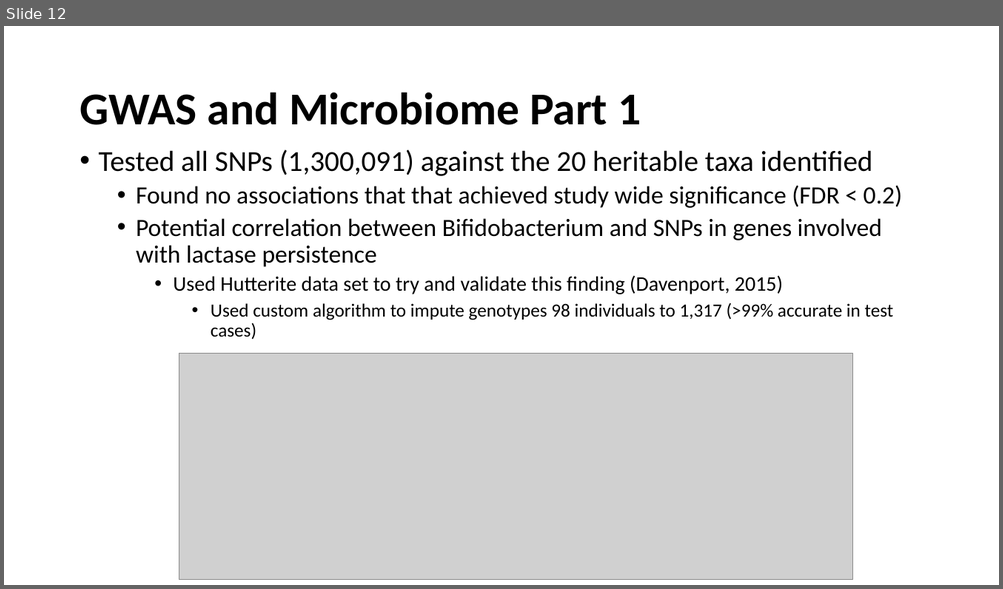
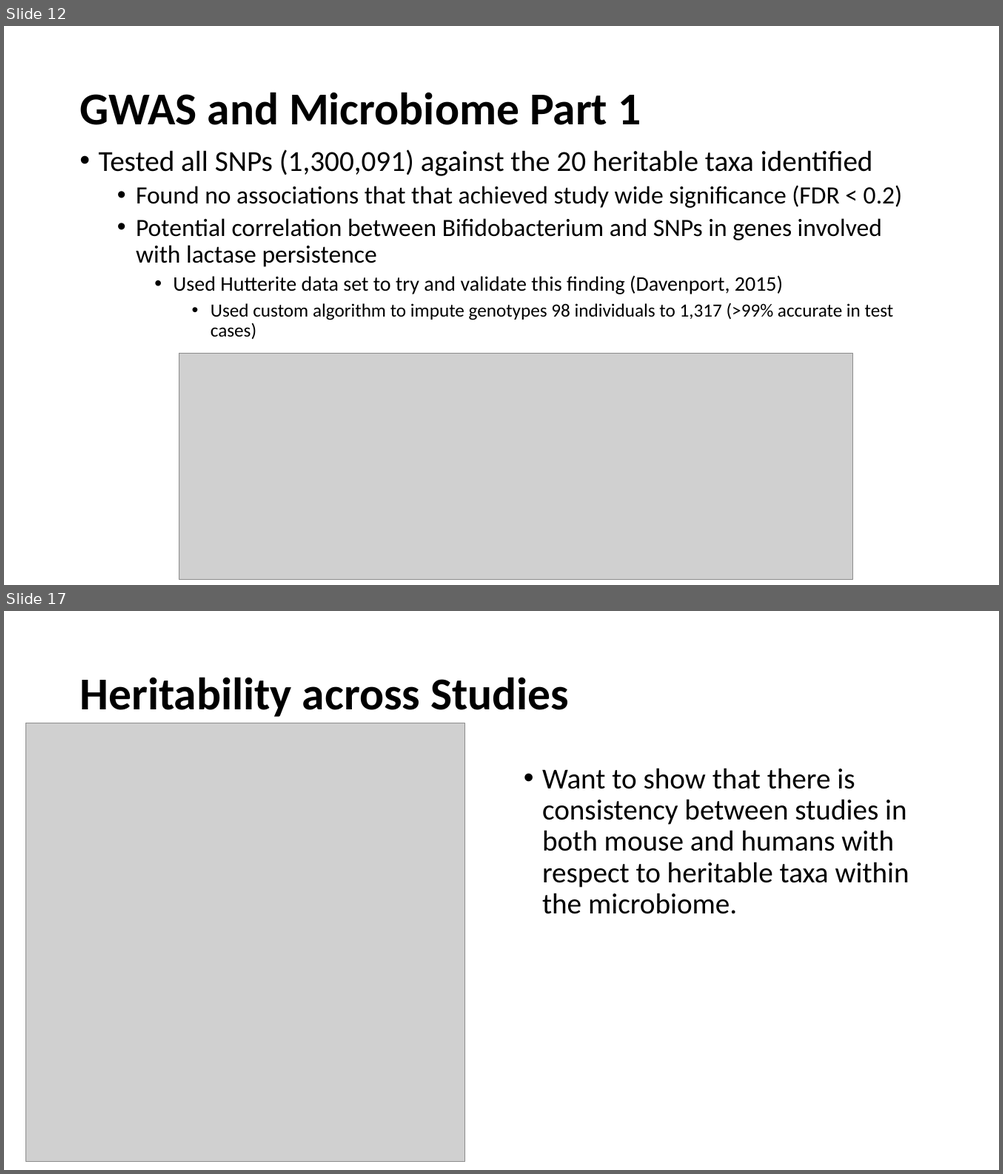
Before and after one commit to marcsze/SchlossLabPresentations, a slide deck: 2016_07_14/genetic_determinants_journal_club.pptx. Shown one above the other, each under a label of ours: slide 12 before the commit, slides 12 and 17 after it; the slides between them are not shown. The pictures are 1003x589 and 1003x1174 pixels, drawn with LibreOffice and Linux fonts; fonts in the diff are those of the drawing; grey boxes stand for pictures. Boxes give left, top, right and bottom in pixels: in the first picture for what was removed or moved away, otherwise in the second. Text is boxed around its words. In the diff, an @@ line names an element or a change of style, - is before the commit and + after.

```diff
--- a/2016_07_14/genetic_determinants_journal_club.pptx
+++ b/2016_07_14/genetic_determinants_journal_club.pptx
@@ slide 17 added at (x1=4, y1=611, x2=999, y2=1170), background #FFFFFF @@
@@ title added at (x1=79, y1=677, x2=569, y2=717), 44 pt, text #000000, bold @@
+Heritability across Studies
@@ picture added at (x1=26, y1=723, x2=465, y2=1162) @@
@@ text added at (x1=542, y1=768, x2=909, y2=914), 28 pt, text #000000 @@
+• Want to show that there is consistency between studies in both mouse and humans with respect to heritable taxa within the microbiome.
```
Also in this commit, not shown: 5 other slides added, 2 other files.
